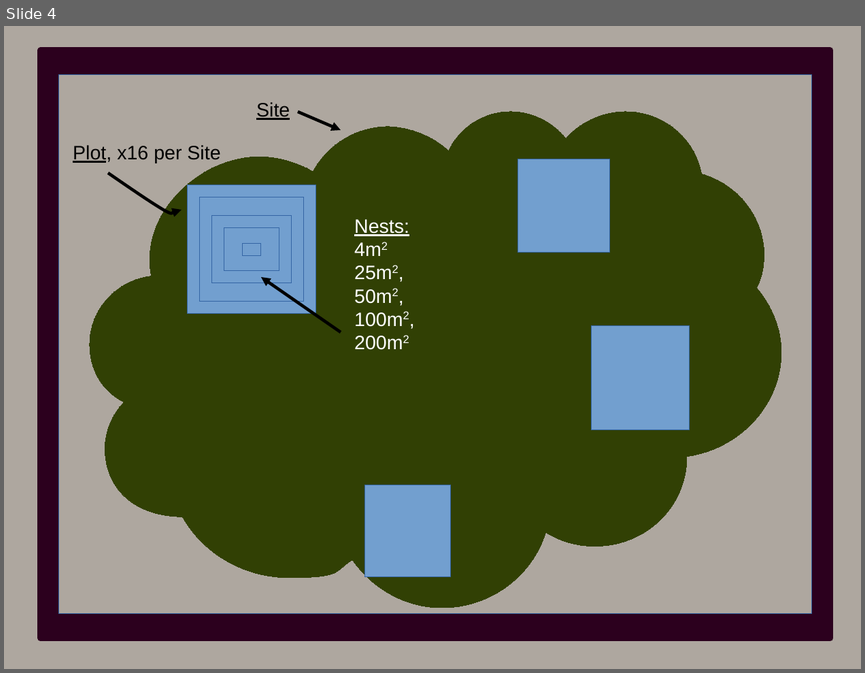
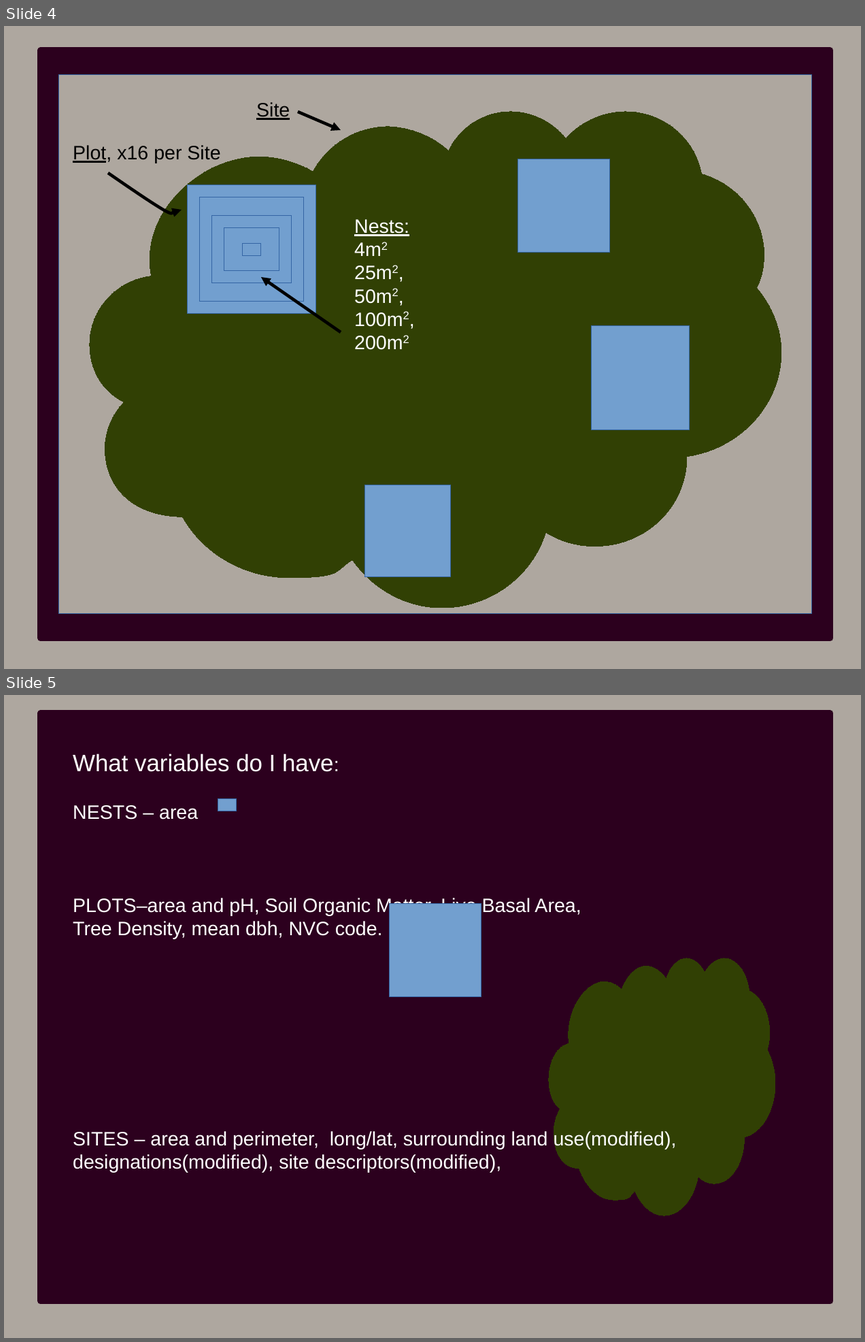
Before and after one commit to PetraGuy/CMEECourseWork, a slide deck: CMEEMainProject/Talk1.odp. Shown one above the other, each under a label of ours: slide 4 before the commit, slides 4 and 5 after it. The pictures are 865x673 and 865x1342 pixels, drawn with LibreOffice and Linux fonts; fonts in the diff are those of the drawing. Boxes give left, top, right and bottom in pixels: in the first picture for what was removed or moved away, otherwise in the second. Text is boxed around its words. In the diff, an @@ line names an element or a change of style, - is before the commit and + after.

```diff
--- a/CMEEMainProject/Talk1.odp
+++ b/CMEEMainProject/Talk1.odp
@@ slide 5 added at <box>4,695,861,1338</box>, background #AEA79F @@
@@ rectangle added at <box>41,713,830,1302</box>, fill #2C001E, outline #2C001E 5.67 pt @@
@@ text added at <box>73,753,677,1172</box>, 18 pt, text #FFFFFF @@
+What variables do I have:
+NESTS – area
+PLOTS–area and pH, Soil Organic Matter, Live Basal Area,
+Tree Density, mean dbh, NVC code.
+SITES – area and perimeter, long/lat, surrounding land use(modified), designations(modified), site descriptors(modified),
@@ rectangle added at <box>219,799,237,812</box>, fill #729FCF, outline #3465A4 0 pt @@
@@ rectangle added at <box>390,903,481,997</box>, fill #729FCF, outline #3465A4 0 pt @@
@@ freeform shape added at <box>549,959,775,1216</box>, fill #314004, outline #314004 0 pt @@
```
Also in this commit, not shown: 2 slides changed, 2 other slides added, 6 other files.
